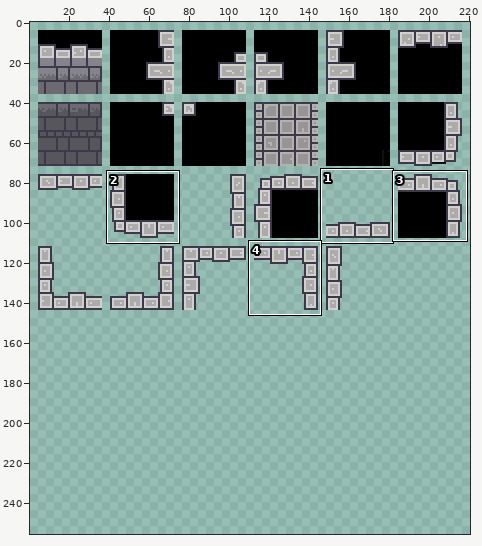
Sprite sheet: The_Believer's_Quest/Assets/Graphics/Misc/1stFloor_spriteSheet.png. The picture above shows the old version from afar; the outline marks the close-up.
Close-up. Before:
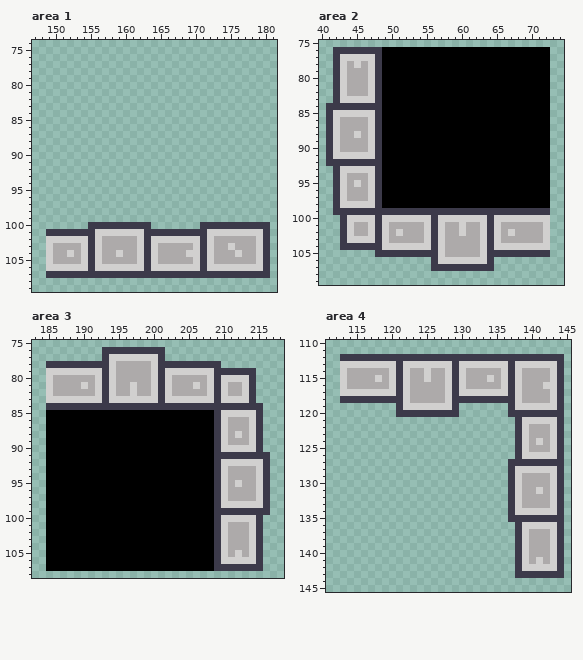
The file is 500x500 pixels. Shown: area 1: x 147..181, y 74..109; area 2: x 40..74, y 75..109; area 3: x 183..218, y 75..108; area 4: x 111..145, y 110..145. The wide view leaves out empty margins. The commit also changed other parts of the picture, which this record leaves out.
And afterwards:
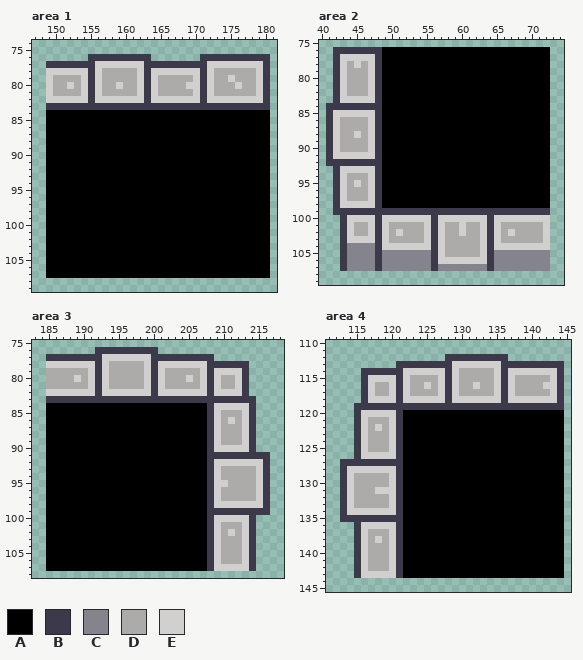
Palette (. is transparent): A #000000  B #3c3a4a  C #85848d  D #adaaaa  E #d1d0cf
Diff:
Area 1:
y 76: x 155..163 ......... -> BBBBBBBBB; x 171..180 .......... -> BBBBBBBBBB
y 77: x 149..180 ................................ -> BBBBBBBEEEEEEEBBBBBBBBBEEEEEEEEB
y 78: x 149..180 ................................ -> EEEEEEBEDDDDDEBEEEEEEEBEDDDDDDEB
y 79: x 149..180 ................................ -> EDDDDEBEDDDDDEBEDDDDDEBEDDEDDDEB
y 80: x 149..180 ................................ -> EDDEDEBEDDEDDEBEDDDDEEBEDDDEDDEB
y 81: x 149..180 ................................ -> EDDDDEBEDDDDDEBEDDDDDEBEDDDDDDEB
y 82: x 149..180 ................................ -> EEEEEEBEEEEEEEBEEEEEEEBEEEEEEEEB
y 83: x 149..180 ................................ -> BBBBBBBBBBBBBBBBBBBBBBBBBBBBBBBB
y 84..99: x 149..180 ................................ -> AAAAAAAAAAAAAAAAAAAAAAAAAAAAAAAA
y 100: x 149..180 ......BBBBBBBBB.......BBBBBBBBBB -> AAAAAAAAAAAAAAAAAAAAAAAAAAAAAAAA
y 101: x 149..180 BBBBBBBEEEEEEEBBBBBBBBBEEEEEEEEB -> AAAAAAAAAAAAAAAAAAAAAAAAAAAAAAAA
y 102: x 149..180 EEEEEEBEDDDDDEBEEEEEEEBEDDDDDDEB -> AAAAAAAAAAAAAAAAAAAAAAAAAAAAAAAA
y 103: x 149..180 EDDDDEBEDDDDDEBEDDDDDEBEDDEDDDEB -> AAAAAAAAAAAAAAAAAAAAAAAAAAAAAAAA
y 104: x 149..180 EDDEDEBEDDEDDEBEDDDDEEBEDDDEDDEB -> AAAAAAAAAAAAAAAAAAAAAAAAAAAAAAAA
y 105: x 149..180 EDDDDEBEDDDDDEBEDDDDDEBEDDDDDDEB -> AAAAAAAAAAAAAAAAAAAAAAAAAAAAAAAA
y 106: x 149..180 EEEEEEBEEEEEEEBEEEEEEEBEEEEEEEEB -> AAAAAAAAAAAAAAAAAAAAAAAAAAAAAAAA
y 107: x 149..180 BBBBBBBBBBBBBBBBBBBBBBBBBBBBBBBB -> AAAAAAAAAAAAAAAAAAAAAAAAAAAAAAAA
Area 2:
y 104: x 44..47 BBBB -> CCCC
y 105: x 43..47 ..... -> BCCCC; x 49..55 BBBBBBB -> CCCCCCC; x 65..72 BBBBBBBB -> CCCCCCCC
y 106: x 43..55 ............. -> BCCCCBCCCCCCC; x 65..72 ........ -> CCCCCCCC
y 107: x 43..55 ............. -> BCCCCBCCCCCCC; x 57..63 BBBBBBB -> CCCCCCC; x 65..72 ........ -> CCCCCCCC
Area 3:
y 76: x 192 . -> B; x 201 B -> .
y 77: x 185..193 ........B -> BBBBBBBBE; x 200 E -> B; x 202..208 ....... -> BBBBBBB
y 78: x 185..191 BBBBBBB -> EEEEEEE; x 193..194 BE -> ED; x 199..207 DEBBBBBBB -> EBEEEEEEE; x 210..213 .... -> BBBB
y 79: x 185..190 EEEEEE -> DDDDDD; x 192..194 EBE -> BED; x 199..206 DEBEEEEE -> EBEDDDDD; x 208..212 EBBBB -> BEEEE; x 214 B -> .
y 80: x 185 E -> D; x 189 D -> E; x 191..194 DEBE -> EBED; x 199..202 DEBE -> EBED; x 205 D -> E; x 207..211 DEBEE -> EBEDD; x 213..214 EB -> B.
y 81: x 185 E -> D; x 190..194 EDEBE -> DEBED; x 197 E -> D; x 199..202 DEBE -> EBED; x 206..210 EDEBE -> DEBED; x 212..214 DEB -> EB.
y 82: x 186..193 DDDDDDEB -> EEEEEEBE; x 195..196 DD -> EE; x 198..201 DDEB -> EEBE; x 203..209 DDDDDEB -> EEEEEBE; x 211..214 DDEB -> EEB.
y 83: x 185..192 EEEEEEEE -> BBBBBBBB; x 194..200 EEEEEEE -> BBBBBBB; x 202..208 EEEEEEE -> BBBBBBB; x 210..213 EEEE -> BBBB
y 84: x 185..207 BBBBBBBBBBBBBBBBBBBBBBB -> AAAAAAAAAAAAAAAAAAAAAAA; x 209..213 BBBBB -> EEEEE; x 215 B -> .
y 85: x 208..212 ABEEE -> BEDDD; x 214..215 EB -> B.
y 86: x 208..211 ABED -> BEDE; x 213..215 DEB -> EB.
y 87: x 208..210 ABE -> BED; x 213..215 DEB -> EB.
y 88: x 208..210 ABE -> BED; x 212..215 EDEB -> DEB.
y 89: x 208..210 ABE -> BED; x 213..215 DEB -> EB.
y 90: x 208..209 AB -> BE; x 214..215 EB -> B.
y 91: x 208 A -> B
y 92: x 208..209 AB -> BE
y 93..94: x 208..210 ABE -> BED
y 95: x 208..209 AB -> BE; x 212 E -> D
y 96..97: x 208..210 ABE -> BED
y 98: x 208..209 AB -> BE
y 99: x 208 A -> B
y 100: x 208..209 AB -> BE; x 214..215 EB -> B.
y 101: x 208..210 ABE -> BED; x 213..215 DEB -> EB.
y 102: x 208..211 ABED -> BEDE; x 213..215 DEB -> EB.
y 103..104: x 208..210 ABE -> BED; x 213..215 DEB -> EB.
y 105: x 208..210 ABE -> BED; x 212..215 EDEB -> DEB.
y 106: x 208..212 ABEEE -> BEDDD; x 214..215 EB -> B.
y 107: x 208..213 ABBBBB -> BEEEEE; x 215 B -> .
Area 4:
y 112: x 113..127 BBBBBBBBBBBBBBB -> ...............; x 137..144 BBBBBBBB -> ........
y 113: x 113..120 EEEEEEEE -> ........; x 122..129 EEEEEEEB -> BBBBBBBE; x 136 E -> B; x 138..143 EEEEEE -> BBBBBB
y 114: x 113..120 EDDDDDDE -> ...BBBBB; x 123..124 DD -> EE; x 126..130 DDEBE -> EEBED; x 135..137 DEB -> EBE; x 139..142 DDDD -> EEEE
y 115: x 113..117 EDDDD -> ...BE; x 119 D -> E; x 125 E -> D; x 127..130 DEBE -> EBED; x 134..138 EDEBE -> DEBED
y 116: x 113..117 EDDDD -> ...BE; x 125 D -> E; x 127..130 DEBE -> EBED; x 132 D -> E; x 135..138 DEBE -> EBED
y 117: x 113..116 EEEE -> ...B; x 118..119 EE -> DD; x 127..134 DEBEEEEE -> EBEDDDDD; x 136..138 EBE -> BED
y 118: x 113..115 BBB -> ...; x 117..120 BBBB -> EEEE; x 123..135 DDDDDEBBBBBBB -> EEEEEBEEEEEEE; x 137 B -> E; x 139..142 DDDD -> EEEE
y 119: x 115..120 ...... -> BBBBBB; x 122..128 EEEEEEE -> BBBBBBB; x 130..136 ....... -> BBBBBBB; x 138..143 EEEEEE -> BBBBBB
y 120: x 115..120 ...... -> BEEEEE; x 122..144 BBBBBBBB.......BBBBBBBB -> AAAAAAAAAAAAAAAAAAAAAAA
y 121: x 115..144 .......................BEEEEEB -> BEDDDEBAAAAAAAAAAAAAAAAAAAAAAA
y 122: x 115..144 .......................BEDDDEB -> BEDEDEBAAAAAAAAAAAAAAAAAAAAAAA
y 123: x 115..144 .......................BEDDDEB -> BEDDDEBAAAAAAAAAAAAAAAAAAAAAAA
y 124: x 115..144 .......................BEDEDEB -> BEDDDEBAAAAAAAAAAAAAAAAAAAAAAA
y 125: x 115..144 .......................BEDDDEB -> BEDDDEBAAAAAAAAAAAAAAAAAAAAAAA
y 126: x 115..144 .......................BEEEEEB -> BEEEEEBAAAAAAAAAAAAAAAAAAAAAAA
y 127: x 113..144 ........................BBBBBBBB -> BBBBBBBBBAAAAAAAAAAAAAAAAAAAAAAA
y 128: x 113..144 ........................BEEEEEEB -> BEEEEEEEBAAAAAAAAAAAAAAAAAAAAAAA
y 129..130: x 113..144 ........................BEDDDDEB -> BEDDDDDEBAAAAAAAAAAAAAAAAAAAAAAA
y 131: x 113..144 ........................BEDDEDEB -> BEDDDEEEBAAAAAAAAAAAAAAAAAAAAAAA
y 132..133: x 113..144 ........................BEDDDDEB -> BEDDDDDEBAAAAAAAAAAAAAAAAAAAAAAA
y 134: x 113..144 ........................BEEEEEEB -> BEEEEEEEBAAAAAAAAAAAAAAAAAAAAAAA
y 135: x 113..144 ........................BBBBBBBB -> BBBBBBBBBAAAAAAAAAAAAAAAAAAAAAAA
y 136: x 115..144 .......................BEEEEEB -> BEEEEEBAAAAAAAAAAAAAAAAAAAAAAA
y 137: x 115..144 .......................BEDDDEB -> BEDDDEBAAAAAAAAAAAAAAAAAAAAAAA
y 138: x 115..144 .......................BEDDDEB -> BEDEDEBAAAAAAAAAAAAAAAAAAAAAAA
y 139..140: x 115..144 .......................BEDDDEB -> BEDDDEBAAAAAAAAAAAAAAAAAAAAAAA
y 141: x 115..144 .......................BEDEDEB -> BEDDDEBAAAAAAAAAAAAAAAAAAAAAAA
y 142: x 115..144 .......................BEEEEEB -> BEDDDEBAAAAAAAAAAAAAAAAAAAAAAA
y 143: x 115..144 .......................BBBBBBB -> BEEEEEBAAAAAAAAAAAAAAAAAAAAAAA
Changed places in both close-ups, as pixel boxes (x1, y1, x2, y2):
changed: (46, 54, 270, 278)
changed: (340, 243, 550, 271)
changed: (46, 347, 263, 571)
changed: (340, 354, 564, 578)
